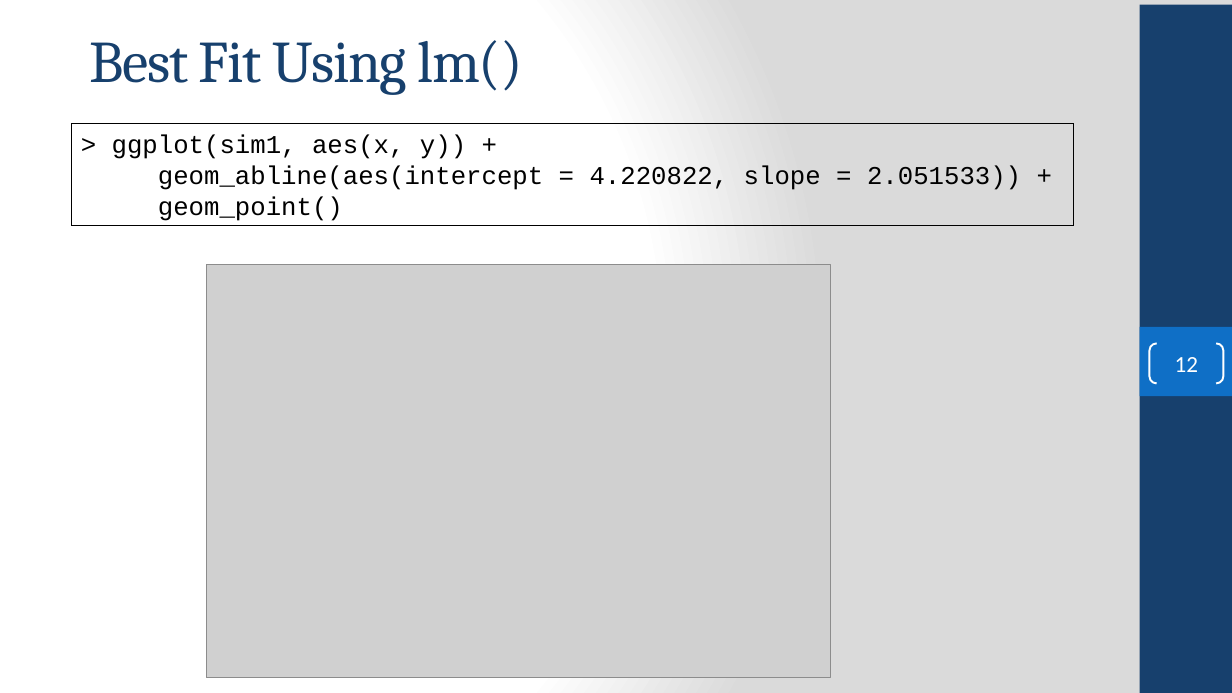
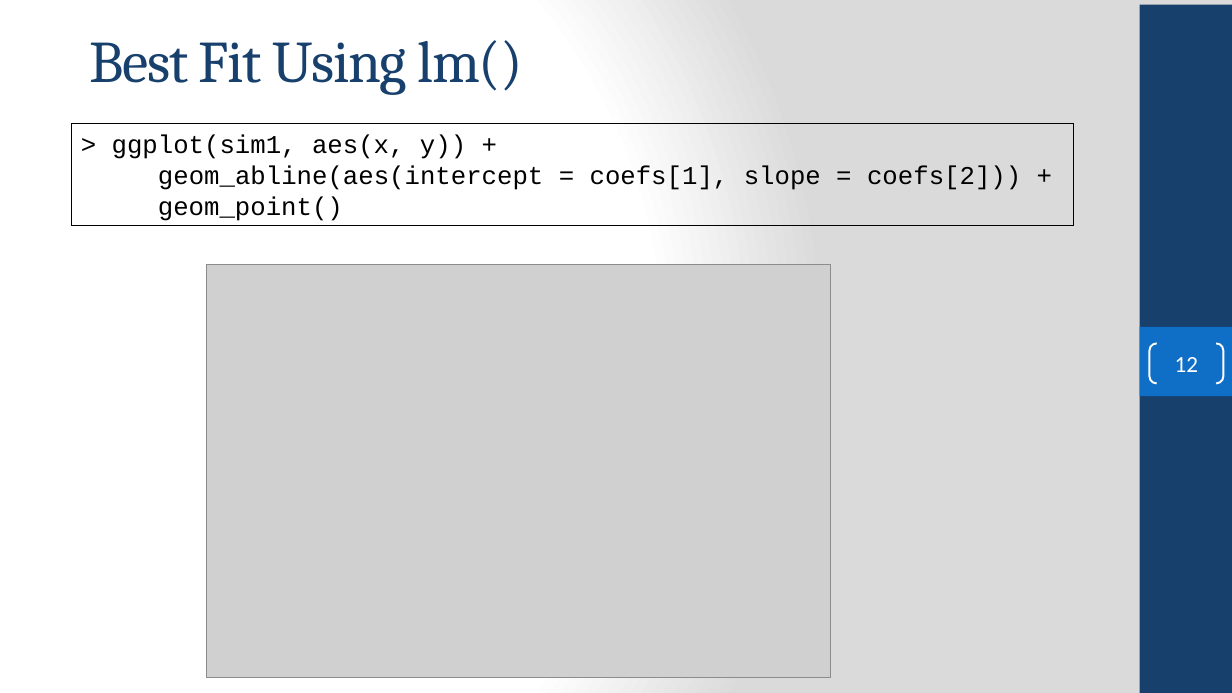
Before and after one commit to FSCJ-COP2073C/cop2073c-FullContent, a slide deck: slide 12 of slides/COP2073C-Module11.pptx. Drawn at 1232x693 pixels with LibreOffice and Linux fonts; fonts in the diff are those of the drawing; grey boxes stand for pictures; background and template pictures are left out. Boxes give left, top, right and bottom in pixels: in the first picture for what was removed or moved away, otherwise in the second. Text is boxed around its words. In the diff, an @@ line names an element or a change of style, - is before the commit and + after.

```diff
--- a/slides/COP2073C-Module11.pptx
+++ b/slides/COP2073C-Module11.pptx
@@ text in rectangle at box(158, 165, 1021, 190): text changed @@
-geom_abline(aes(intercept = 4.220822, slope = 2.051533)) +
+geom_abline(aes(intercept = coefs[1], slope = coefs[2])) +
```
Also in this commit, not shown: 6 other slides changed, 3 other files.
